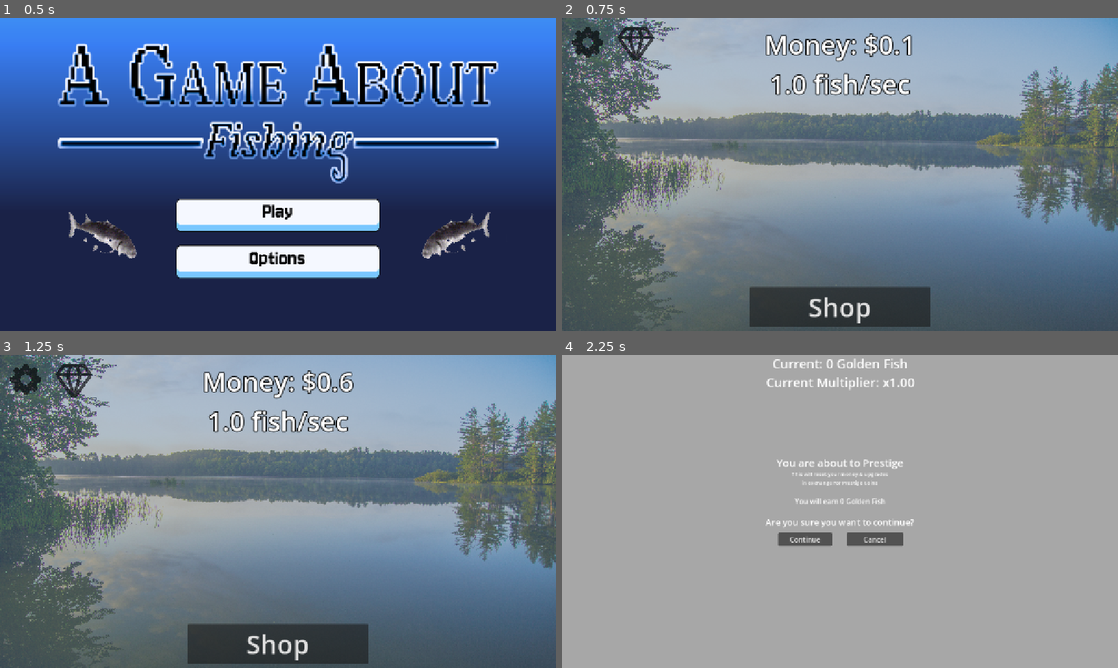
Above: before the commit, frames 1-4 (two rows, left to right).
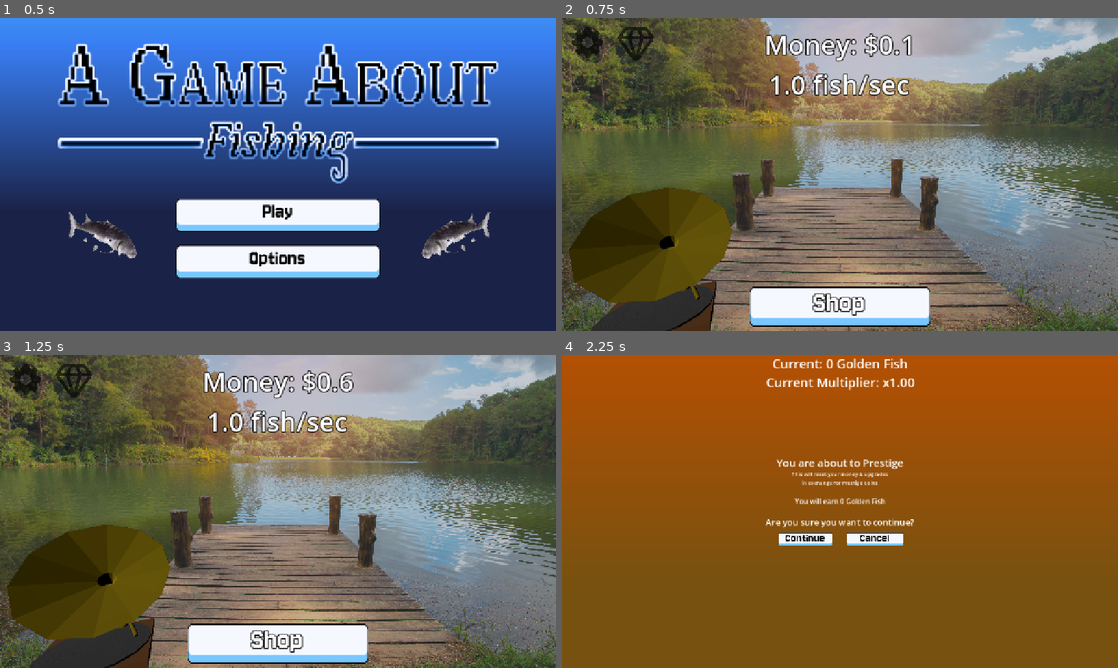
Above: after the commit, the same moments.

Repository: ThePortalPotato/peters-advsem-godot
Game: Godot game, scene res://scenes/main-menu.tscn
The game is run twice, just before and just after one commit, with the same random seed, the same clock (stepped at 60 frames per second) and the same inputs.
Inputs (mouse positions are in pixels of both pictures, inside the frame that each line leads up to):
- Up to frame 1 (0.5 s): no input
- Up to frame 2 (0.75 s): click "Play" at 0.5 s
- Up to frame 3 (1.25 s): no input
- Up to frame 4 (2.25 s): click "Shop" at 1.25 s; click (634, 380) at 2 s

Frame 1 is identical in both runs. In frame 2, 88% of the frame differs, in the area x 0-100%, y 0-100%; in frame 3, 88%; in frame 4, 100%.

Commit message:
Music and UI Pass 2

Diff:
--- /dev/null
+++ b/peters-advsem-godot/assets/Fonts/Texture-Button-Label.tres
@@ -0,0 +1,11 @@
+[gd_resource type="Theme" load_steps=2 format=3 uid="uid://d3qmrwaq56eg6"]
+
+[ext_resource type="FontFile" uid="uid://cqdi5v0dx8ami" path="res://assets/Fonts/Jersey10-Regular.ttf" id="1_vq0ms"]
+
+[resource]
+default_font = ExtResource("1_vq0ms")
+default_font_size = 50
+MarginContainer/constants/margin_bottom = 0
+MarginContainer/constants/margin_left = 10
+MarginContainer/constants/margin_right = 10
+MarginContainer/constants/margin_top = 0
--- /dev/null
+++ b/peters-advsem-godot/scenes/csg_cylinder_3d.gd
@@ -0,0 +1,6 @@
+extends Node3D
+
+var speed : Vector3 = Vector3(0,40,0)
+
+func _process(delta: float) -> void:
+	rotation_degrees += speed * delta
--- a/peters-advsem-godot/scenes/main-level.tscn
+++ b/peters-advsem-godot/scenes/main-level.tscn
@@ -1,11 +1,45 @@
-[gd_scene load_steps=7 format=3 uid="uid://vojccqnp7axl"]
+[gd_scene load_steps=21 format=3 uid="uid://vojccqnp7axl"]
 
 [ext_resource type="Script" uid="uid://0gqtbie5ueub" path="res://scripts/MainLevel.gd" id="1_02re4"]
 [ext_resource type="Script" uid="uid://dro86forroje7" path="res://scripts/GameUI.gd" id="2_02re4"]
-[ext_resource type="AudioStream" uid="uid://kekxfq5f6yi7" path="res://audio/music/Music.ogg" id="2_djt6b"]
-[ext_resource type="Texture2D" uid="uid://21p2w33tahmf" path="res://assets/Textures/lake.jpeg" id="2_yyih8"]
+[ext_resource type="AudioStream" uid="uid://cv8ed5187xowo" path="res://audio/music/Track1.wav" id="2_7wgpl"]
 [ext_resource type="Texture2D" uid="uid://dww34qe30r0eb" path="res://addons/gear.svg" id="3_bdrgs"]
+[ext_resource type="AudioStream" uid="uid://drj64epkxijc8" path="res://audio/music/Track2.wav" id="3_cvmw5"]
+[ext_resource type="Texture2D" uid="uid://cubdixpe3y3mh" path="res://assets/Textures/AdobeStock_129328870.jpeg" id="3_s2kee"]
+[ext_resource type="AudioStream" uid="uid://cvlwyqcu46sol" path="res://audio/music/Track3.wav" id="4_5usra"]
+[ext_resource type="Texture2D" uid="uid://bbfh3wsaempf3" path="res://assets/Textures/Vinyl_Normal.jpg" id="4_tl6x4"]
+[ext_resource type="Script" uid="uid://c7nyyy2leccfc" path="res://scenes/csg_cylinder_3d.gd" id="4_vrglu"]
+[ext_resource type="AudioStream" uid="uid://b66og1rartgh" path="res://audio/music/Track4.wav" id="5_h2e2k"]
 [ext_resource type="Texture2D" uid="uid://b0hwnyy3jvo8c" path="res://addons/gem.svg" id="6_6rdlt"]
+[ext_resource type="AudioStream" uid="uid://2j5l3cke4jm3" path="res://audio/music/Track5.wav" id="6_bdk1c"]
+[ext_resource type="Texture2D" uid="uid://bega1o4quqg5b" path="res://assets/Textures/Button_Normal.png" id="7_s2kee"]
+[ext_resource type="AudioStream" uid="uid://diajp55vhm7w3" path="res://audio/music/Track6.wav" id="7_u8x35"]
+[ext_resource type="Texture2D" uid="uid://c6m0vbvx5hhik" path="res://assets/Textures/Button_Pressed.png" id="8_aqsxy"]
+[ext_resource type="Theme" uid="uid://d3qmrwaq56eg6" path="res://assets/Fonts/Texture-Button-Label.tres" id="9_s2kee"]
+
+[sub_resource type="AudioStreamPlaylist" id="AudioStreamPlaylist_mhu1n"]
+shuffle = true
+stream_count = 6
+stream_0 = ExtResource("2_7wgpl")
+stream_1 = ExtResource("3_cvmw5")
+stream_2 = ExtResource("4_5usra")
+stream_3 = ExtResource("5_h2e2k")
+stream_4 = ExtResource("6_bdk1c")
+stream_5 = ExtResource("7_u8x35")
+
+[sub_resource type="StandardMaterial3D" id="StandardMaterial3D_6rdlt"]
+albedo_color = Color(0.37176073, 0.20890626, 3.3691526e-07, 1)
+
+[sub_resource type="StandardMaterial3D" id="StandardMaterial3D_vrglu"]
+albedo_color = Color(0.103743516, 0.10374353, 0.103743516, 1)
+metallic = 0.35
+metallic_specular = 0.9
+normal_enabled = true
+normal_texture = ExtResource("4_tl6x4")
+
+[sub_resource type="StandardMaterial3D" id="StandardMaterial3D_tl6x4"]
+albedo_color = Color(0.57254905, 0.48235294, 0, 1)
+metallic = 0.74
 
 [node name="MainLevel" type="Node2D"]
 script = ExtResource("1_02re4")
@@ -13,21 +47,72 @@
 [node name="Camera2D" type="Camera2D" parent="."]
 
 [node name="Music" type="AudioStreamPlayer2D" parent="."]
-stream = ExtResource("2_djt6b")
+stream = SubResource("AudioStreamPlaylist_mhu1n")
 autoplay = true
 bus = &"Music"
 
 [node name="CanvasLayer" type="CanvasLayer" parent="."]
 
 [node name="TextureRect" type="TextureRect" parent="CanvasLayer"]
-modulate = Color(0.8392157, 0.8392157, 0.8392157, 0.5882353)
+modulate = Color(0.8392157, 0.8392157, 0.8392157, 0.81960785)
 anchors_preset = 15
 anchor_right = 1.0
 anchor_bottom = 1.0
 grow_horizontal = 2
 grow_vertical = 2
-texture = ExtResource("2_yyih8")
+texture = ExtResource("3_s2kee")
 expand_mode = 1
+
+[node name="SubViewportContainer" type="SubViewportContainer" parent="CanvasLayer"]
+anchors_preset = 15
+anchor_right = 1.0
+anchor_bottom = 1.0
+grow_horizontal = 2
+grow_vertical = 2
+
+[node name="SubViewport" type="SubViewport" parent="CanvasLayer/SubViewportContainer"]
+transparent_bg = true
+handle_input_locally = false
+size = Vector2i(1280, 720)
+render_target_update_mode = 4
+
+[node name="CSGBox3D" type="CSGBox3D" parent="CanvasLayer/SubViewportContainer/SubViewport"]
+transform = Transform3D(1, 0, 0, 0, 1, 0, 0, 0, 1, 0, -0.4477539, 0)
+size = Vector3(1, 0.10449219, 1)
+material = SubResource("StandardMaterial3D_6rdlt")
+
+[node name="CSGCylinder3D" type="CSGCylinder3D" parent="CanvasLayer/SubViewportContainer/SubViewport"]
+transform = Transform3D(1, 0, 0, 0, 1, 0, 0, 0, 1, 0, -0.3800626, 0)
+height = 0.020507813
+sides = 16
+material = SubResource("StandardMaterial3D_vrglu")
+script = ExtResource("4_vrglu")
+
+[node name="CSGCylinder3D2" type="CSGCylinder3D" parent="CanvasLayer/SubViewportContainer/SubViewport"]
+transform = Transform3D(0.094547756, 0, 0, 0, 26.211472, 0, 0, 0, 0.09422134, -0.38529068, -0.13154256, -0.16321471)
+height = 0.020507813
+sides = 16
+material = SubResource("StandardMaterial3D_tl6x4")
+
+[node name="CSGCylinder3D3" type="CSGCylinder3D" parent="CanvasLayer/SubViewportContainer/SubViewport"]
+transform = Transform3D(-0.012326879, 20.538311, 0.016185146, -0.032442737, -9.653452, 0.0013218069, 0.006745845, -8.895989, 0.03593255, -0.21239889, -0.25940657, -0.2535055)
+height = 0.020507813
+sides = 16
+material = SubResource("StandardMaterial3D_tl6x4")
+
+[node name="CSGPolygon3D" type="CSGPolygon3D" parent="CanvasLayer/SubViewportContainer/SubViewport"]
+transform = Transform3D(-0.33006012, -0.530264, 0, 0.8213403, -0.21308951, 0, 0, 0, 1, 0.07918006, 0.40651184, -0.027916223)
+polygon = PackedVector2Array(0.09299946, 0.5241932, 0.0056271553, 1.0168284, 0.14527136, 0.9981121, 0.67308694, -0.010081053)
+mode = 1
+spin_degrees = 360.0
+spin_sides = 12
+material = SubResource("StandardMaterial3D_tl6x4")
+
+[node name="DirectionalLight3D" type="DirectionalLight3D" parent="CanvasLayer/SubViewportContainer/SubViewport"]
+transform = Transform3D(0.55759186, -0.69784045, 0.4495665, 0.5432578, 0.7162532, 0.43800953, -0.6276642, -4.1076287e-08, 0.7784842, 1.760213, 3.6073432, 4.66457)
+
+[node name="Camera3D" type="Camera3D" parent="CanvasLayer/SubViewportContainer/SubViewport"]
+transform = Transform3D(0.47180867, 0.03691939, 0.8809277, -0.016851809, 0.99931794, -0.032855567, -0.8815399, 0.00065631623, 0.47210905, 2.9742703, 1.0020106, -0.68399394)
 
 [node name="Control" type="Control" parent="CanvasLayer"]
 layout_mode = 3
@@ -68,10 +153,10 @@
 anchor_top = 0.5
 anchor_right = 0.5
 anchor_bottom = 0.5
-offset_left = -227.0
-offset_top = -250.5
-offset_right = 227.0
-offset_bottom = -167.5
+offset_left = -229.0
+offset_top = -249.0
+offset_right = 225.0
+offset_bottom = -166.0
 grow_horizontal = 2
 grow_vertical = 2
 theme_override_constants/outline_size = 8
@@ -80,7 +165,7 @@
 horizontal_alignment = 1
 vertical_alignment = 1
 
-[node name="Shop Button" type="Button" parent="CanvasLayer/Control"]
+[node name="Shop Button" type="TextureButton" parent="CanvasLayer/Control"]
 layout_mode = 1
 anchors_preset = 8
 anchor_left = 0.5
@@ -93,9 +178,26 @@
 offset_bottom = 349.5
 grow_horizontal = 2
 grow_vertical = 2
-theme_override_font_sizes/font_size = 60
 toggle_mode = true
+texture_normal = ExtResource("7_s2kee")
+texture_pressed = ExtResource("8_aqsxy")
+stretch_mode = 0
+
+[node name="Label" type="Label" parent="CanvasLayer/Control/Shop Button"]
+layout_mode = 1
+anchors_preset = 15
+anchor_right = 1.0
+anchor_bottom = 1.0
+offset_top = -9.0
+offset_bottom = -9.0
+grow_horizontal = 2
+grow_vertical = 2
+theme = ExtResource("9_s2kee")
+theme_override_constants/outline_size = 9
+theme_override_font_sizes/font_size = 70
 text = "Shop"
+horizontal_alignment = 1
+vertical_alignment = 1
 
 [node name="Settings Button" type="Button" parent="CanvasLayer/Control"]
 layout_mode = 1
--- a/peters-advsem-godot/scenes/main-menu.tscn
+++ b/peters-advsem-godot/scenes/main-menu.tscn
@@ -1,17 +1,17 @@
 [gd_scene load_steps=85 format=3 uid="uid://c0nkc3c8lksd1"]
 
 [ext_resource type="Script" uid="uid://c02hsvexjhipl" path="res://scripts/MainMenuController.gd" id="1_u4kki"]
-[ext_resource type="Theme" uid="uid://cdtmbjn5c0uwf" path="res://assets/Fonts/menu-buttons.tres" id="2_hf3n6"]
+[ext_resource type="Theme" uid="uid://d3qmrwaq56eg6" path="res://assets/Fonts/Texture-Button-Label.tres" id="3_ismwm"]
 [ext_resource type="Texture2D" uid="uid://cctw5fmo38r0s" path="res://assets/Textures/AGameAboutFishing_Logo.png" id="3_xg1py"]
 [ext_resource type="Texture2D" uid="uid://bega1o4quqg5b" path="res://assets/Textures/Button_Normal.png" id="5_ismwm"]
 [ext_resource type="Texture2D" uid="uid://c6m0vbvx5hhik" path="res://assets/Textures/Button_Pressed.png" id="6_nbft7"]
 [ext_resource type="Texture2D" uid="uid://6d7ylxtc0621" path="res://assets/Textures/RotatingFish.png" id="7_nbft7"]
 
-[sub_resource type="Gradient" id="Gradient_ismwm"]
+[sub_resource type="Gradient" id="Gradient_nbft7"]
 colors = PackedColorArray(0, 0, 0.09248299, 1, 0.23183325, 0.45197287, 0.7242508, 1)
 
 [sub_resource type="GradientTexture2D" id="GradientTexture2D_nbft7"]
-gradient = SubResource("Gradient_ismwm")
+gradient = SubResource("Gradient_nbft7")
 fill_from = Vector2(0, 0.62305295)
 fill_to = Vector2(0, 0)
 
@@ -598,7 +598,7 @@
 layout_mode = 2
 size_flags_vertical = 3
 focus_neighbor_top = NodePath("../OptionsButton")
-theme = ExtResource("2_hf3n6")
+theme = ExtResource("3_ismwm")
 texture_normal = ExtResource("5_ismwm")
 texture_pressed = ExtResource("6_nbft7")
 stretch_mode = 0
@@ -612,7 +612,7 @@
 offset_bottom = -8.0
 grow_horizontal = 2
 grow_vertical = 2
-theme = ExtResource("2_hf3n6")
+theme = ExtResource("3_ismwm")
 theme_override_colors/font_color = Color(0, 0, 0, 1)
 text = "Play"
 horizontal_alignment = 1
@@ -622,7 +622,7 @@
 layout_mode = 2
 size_flags_vertical = 3
 focus_neighbor_bottom = NodePath("../StartButton")
-theme = ExtResource("2_hf3n6")
+theme = ExtResource("3_ismwm")
 texture_normal = ExtResource("5_ismwm")
 texture_pressed = ExtResource("6_nbft7")
 stretch_mode = 0
--- a/peters-advsem-godot/scenes/prestige-menu.tscn
+++ b/peters-advsem-godot/scenes/prestige-menu.tscn
@@ -1,6 +1,17 @@
-[gd_scene load_steps=2 format=3 uid="uid://d3p64k1xsjmg2"]
+[gd_scene load_steps=7 format=3 uid="uid://d3p64k1xsjmg2"]
 
 [ext_resource type="Script" uid="uid://cpeo1c35cijxx" path="res://scripts/PrestigeController.gd" id="1_ki55t"]
+[ext_resource type="Texture2D" uid="uid://bega1o4quqg5b" path="res://assets/Textures/Button_Normal.png" id="2_myik4"]
+[ext_resource type="Texture2D" uid="uid://c6m0vbvx5hhik" path="res://assets/Textures/Button_Pressed.png" id="3_igb14"]
+[ext_resource type="Theme" uid="uid://d3qmrwaq56eg6" path="res://assets/Fonts/Texture-Button-Label.tres" id="4_em2rw"]
+
+[sub_resource type="Gradient" id="Gradient_ismwm"]
+colors = PackedColorArray(0.4201327, 0.379142, 0.26901007, 1, 0.6410177, 0.37301448, 0.05365748, 1)
+
+[sub_resource type="GradientTexture2D" id="GradientTexture2D_ob07o"]
+gradient = SubResource("Gradient_ismwm")
+fill_from = Vector2(0, 0.7601246)
+fill_to = Vector2(0, 0)
 
 [node name="PrestigeMenu" type="Control"]
 layout_mode = 3
@@ -11,14 +22,15 @@
 grow_vertical = 2
 script = ExtResource("1_ki55t")
 
-[node name="ColorRect" type="ColorRect" parent="."]
-layout_mode = 1
-anchors_preset = 15
-anchor_right = 1.0
-anchor_bottom = 1.0
-grow_horizontal = 2
-grow_vertical = 2
-color = Color(0.6528635, 0.6528636, 0.6528636, 1)
+[node name="TextureRect" type="TextureRect" parent="."]
+modulate = Color(1.1006844, 0.83959484, 0.23522052, 1)
+layout_mode = 1
+anchors_preset = 15
+anchor_right = 1.0
+anchor_bottom = 1.0
+grow_horizontal = 2
+grow_vertical = 2
+texture = SubResource("GradientTexture2D_ob07o")
 
 [node name="Balance Label" type="Label" parent="."]
 unique_name_in_owner = true
@@ -124,7 +136,7 @@
 grow_vertical = 2
 text = "You will earn _ Golden Fish"
 
-[node name="Continue" type="Button" parent="Prestige Warning"]
+[node name="Continue" type="TextureButton" parent="Prestige Warning"]
 layout_mode = 1
 anchors_preset = 8
 anchor_left = 0.5
@@ -137,9 +149,28 @@
 offset_bottom = 79.5
 grow_horizontal = 2
 grow_vertical = 2
+texture_normal = ExtResource("2_myik4")
+texture_pressed = ExtResource("3_igb14")
+ignore_texture_size = true
+stretch_mode = 0
+
+[node name="Label" type="Label" parent="Prestige Warning/Continue"]
+layout_mode = 1
+anchors_preset = 14
+anchor_top = 0.5
+anchor_right = 1.0
+anchor_bottom = 0.5
+offset_top = -21.0
+offset_bottom = 34.0
+grow_horizontal = 2
+grow_vertical = 2
+theme = ExtResource("4_em2rw")
+theme_override_colors/font_color = Color(0, 0, 0, 1)
+theme_override_font_sizes/font_size = 30
 text = "Continue"
-
-[node name="Cancel" type="Button" parent="Prestige Warning"]
+horizontal_alignment = 1
+
+[node name="Cancel" type="TextureButton" parent="Prestige Warning"]
 layout_mode = 1
 anchors_preset = 8
 anchor_left = 0.5
@@ -152,7 +183,26 @@
 offset_bottom = 79.5
 grow_horizontal = 2
 grow_vertical = 2
+texture_normal = ExtResource("2_myik4")
+texture_pressed = ExtResource("3_igb14")
+ignore_texture_size = true
+stretch_mode = 0
+
+[node name="Label" type="Label" parent="Prestige Warning/Cancel"]
+layout_mode = 1
+anchors_preset = 14
+anchor_top = 0.5
+anchor_right = 1.0
+anchor_bottom = 0.5
+offset_top = -21.0
+offset_bottom = 34.0
+grow_horizontal = 2
+grow_vertical = 2
+theme = ExtResource("4_em2rw")
+theme_override_colors/font_color = Color(0, 0, 0, 1)
+theme_override_font_sizes/font_size = 30
 text = "Cancel"
+horizontal_alignment = 1
 
 [node name="Prestige Upgrades" type="Control" parent="."]
 unique_name_in_owner = true
@@ -205,7 +255,7 @@
 text_overrun_behavior = 4
 clip_text = true
 
-[node name="Done" type="Button" parent="Prestige Upgrades"]
+[node name="Done" type="TextureButton" parent="Prestige Upgrades"]
 layout_mode = 1
 anchors_preset = 8
 anchor_left = 0.5
@@ -218,7 +268,26 @@
 offset_bottom = 111.5
 grow_horizontal = 2
 grow_vertical = 2
+texture_normal = ExtResource("2_myik4")
+texture_pressed = ExtResource("3_igb14")
+ignore_texture_size = true
+stretch_mode = 0
+
+[node name="Label" type="Label" parent="Prestige Upgrades/Done"]
+layout_mode = 1
+anchors_preset = 14
+anchor_top = 0.5
+anchor_right = 1.0
+anchor_bottom = 0.5
+offset_top = -21.0
+offset_bottom = 34.0
+grow_horizontal = 2
+grow_vertical = 2
+theme = ExtResource("4_em2rw")
+theme_override_colors/font_color = Color(0, 0, 0, 1)
+theme_override_font_sizes/font_size = 30
 text = "Done"
+horizontal_alignment = 1
 
 [connection signal="visibility_changed" from="." to="." method="_on_visibility_changed"]
 [connection signal="pressed" from="Prestige Warning/Continue" to="." method="_on_continue_pressed"]
--- a/peters-advsem-godot/scenes/shop-menu.tscn
+++ b/peters-advsem-godot/scenes/shop-menu.tscn
@@ -1,6 +1,7 @@
-[gd_scene load_steps=2 format=3 uid="uid://c4p1cx6bgufxg"]
+[gd_scene load_steps=3 format=3 uid="uid://c4p1cx6bgufxg"]
 
 [ext_resource type="Script" uid="uid://s0qiqxm5bhtc" path="res://scripts/ShopController.gd" id="1_46d4j"]
+[ext_resource type="FontFile" uid="uid://cqdi5v0dx8ami" path="res://assets/Fonts/Jersey10-Regular.ttf" id="2_a8kei"]
 
 [node name="ShopMenu" type="Control"]
 layout_mode = 3
@@ -18,7 +19,8 @@
 anchor_left = 1.0
 anchor_right = 1.0
 anchor_bottom = 1.0
-offset_left = -415.0
+offset_left = -434.0
+offset_bottom = -358.0
 grow_horizontal = 0
 grow_vertical = 2
 color = Color(0.24313726, 0.24313726, 0.24313726, 0.54901963)
@@ -29,7 +31,7 @@
 anchor_left = 1.0
 anchor_right = 1.0
 anchor_bottom = 1.0
-offset_left = -415.0
+offset_left = -434.0
 offset_bottom = -633.0
 grow_horizontal = 0
 grow_vertical = 2
@@ -40,15 +42,16 @@
 anchors_preset = 1
 anchor_left = 1.0
 anchor_right = 1.0
-offset_left = -322.0
-offset_top = -1.0
-offset_right = -107.0
-offset_bottom = 82.0
+offset_left = -436.0
+offset_top = 1.0
+offset_bottom = 87.0
 grow_horizontal = 0
 theme_override_constants/outline_size = 10
+theme_override_fonts/font = ExtResource("2_a8kei")
 theme_override_font_sizes/font_size = 55
 text = "Shop"
 horizontal_alignment = 1
+vertical_alignment = 1
 
 [node name="Label" type="Label" parent="."]
 layout_mode = 1
@@ -56,14 +59,16 @@
 anchor_left = 1.0
 anchor_right = 1.0
 offset_left = -124.0
-offset_top = 17.0
-offset_right = -10.0
-offset_bottom = 66.0
+offset_top = 2.0
+offset_right = -3.0
+offset_bottom = 87.0
 grow_horizontal = 0
 theme_override_constants/outline_size = 3
+theme_override_fonts/font = ExtResource("2_a8kei")
 theme_override_font_sizes/font_size = 16
 text = "Press 'Shift' to
-buy in Bulk"
+buy 10x at a time"
+vertical_alignment = 1
 
 [node name="Scroll Container" type="ScrollContainer" parent="."]
 layout_mode = 1
@@ -71,136 +76,167 @@
 anchor_left = 1.0
 anchor_right = 1.0
 anchor_bottom = 1.0
-offset_left = -413.0
+offset_left = -430.0
 offset_top = 94.0
-offset_right = -2.0
-offset_bottom = -9.0
+offset_right = -5.0
+offset_bottom = -358.0
 grow_horizontal = 0
 grow_vertical = 2
 
 [node name="Upgrade List" type="VBoxContainer" parent="Scroll Container"]
 unique_name_in_owner = true
+custom_minimum_size = Vector2(16.73, 0)
 layout_mode = 2
 size_flags_horizontal = 3
 size_flags_vertical = 3
 theme_override_constants/separation = 8
 
 [node name="Fresh Bait" type="Button" parent="Scroll Container/Upgrade List"]
-layout_mode = 2
-size_flags_vertical = 3
-theme_override_font_sizes/font_size = 12
+custom_minimum_size = Vector2(0, 40)
+layout_mode = 2
+size_flags_vertical = 3
+theme_override_fonts/font = ExtResource("2_a8kei")
+theme_override_font_sizes/font_size = 16
 text = "Upgrade"
 text_overrun_behavior = 4
 clip_text = true
 
 [node name="Reel Speed" type="Button" parent="Scroll Container/Upgrade List"]
-layout_mode = 2
-size_flags_vertical = 3
-theme_override_font_sizes/font_size = 12
+custom_minimum_size = Vector2(0, 40)
+layout_mode = 2
+size_flags_vertical = 3
+theme_override_fonts/font = ExtResource("2_a8kei")
+theme_override_font_sizes/font_size = 16
 text = "Upgrade"
 text_overrun_behavior = 4
 clip_text = true
 
 [node name="Pole Reinforcement" type="Button" parent="Scroll Container/Upgrade List"]
-layout_mode = 2
-size_flags_vertical = 3
-theme_override_font_sizes/font_size = 12
+custom_minimum_size = Vector2(0, 40)
+layout_mode = 2
+size_flags_vertical = 3
+theme_override_fonts/font = ExtResource("2_a8kei")
+theme_override_font_sizes/font_size = 16
 text = "Upgrade"
 text_overrun_behavior = 4
 clip_text = true
 
 [node name="Extra Bobber" type="Button" parent="Scroll Container/Upgrade List"]
-layout_mode = 2
-size_flags_vertical = 3
-theme_override_font_sizes/font_size = 12
+custom_minimum_size = Vector2(0, 40)
+layout_mode = 2
+size_flags_vertical = 3
+theme_override_fonts/font = ExtResource("2_a8kei")
+theme_override_font_sizes/font_size = 16
 text = "Upgrade"
 text_overrun_behavior = 4
 clip_text = true
 
 [node name="Protein Shake" type="Button" parent="Scroll Container/Upgrade List"]
-layout_mode = 2
-size_flags_vertical = 3
-theme_override_font_sizes/font_size = 12
+custom_minimum_size = Vector2(0, 40)
+layout_mode = 2
+size_flags_vertical = 3
+theme_override_fonts/font = ExtResource("2_a8kei")
+theme_override_font_sizes/font_size = 16
 text = "Upgrade"
 text_overrun_behavior = 4
 clip_text = true
 
 [node name="Fishing Buddy" type="Button" parent="Scroll Container/Upgrade List"]
-layout_mode = 2
-size_flags_vertical = 3
-theme_override_font_sizes/font_size = 12
+custom_minimum_size = Vector2(0, 40)
+layout_mode = 2
+size_flags_vertical = 3
+theme_override_fonts/font = ExtResource("2_a8kei")
+theme_override_font_sizes/font_size = 16
 text = "Upgrade"
 text_overrun_behavior = 4
 clip_text = true
 
 [node name="Fish Sonar" type="Button" parent="Scroll Container/Upgrade List"]
-layout_mode = 2
-size_flags_vertical = 3
-theme_override_font_sizes/font_size = 12
+custom_minimum_size = Vector2(0, 40)
+layout_mode = 2
+size_flags_vertical = 3
+theme_override_fonts/font = ExtResource("2_a8kei")
+theme_override_font_sizes/font_size = 16
 text = "Upgrade"
 text_overrun_behavior = 4
 clip_text = true
 
 [node name="Buff Arms" type="Button" parent="Scroll Container/Upgrade List"]
-layout_mode = 2
-size_flags_vertical = 3
-theme_override_font_sizes/font_size = 12
+custom_minimum_size = Vector2(0, 40)
+layout_mode = 2
+size_flags_vertical = 3
+theme_override_fonts/font = ExtResource("2_a8kei")
+theme_override_font_sizes/font_size = 16
 text = "Upgrade"
 text_overrun_behavior = 4
 clip_text = true
 
 [node name="Fishing Net" type="Button" parent="Scroll Container/Upgrade List"]
-layout_mode = 2
-size_flags_vertical = 3
-theme_override_font_sizes/font_size = 12
+custom_minimum_size = Vector2(0, 40)
+layout_mode = 2
+size_flags_vertical = 3
+theme_override_fonts/font = ExtResource("2_a8kei")
+theme_override_font_sizes/font_size = 16
 text = "Upgrade"
 text_overrun_behavior = 4
 clip_text = true
 
 [node name="Lucky Mullet" type="Button" parent="Scroll Container/Upgrade List"]
-layout_mode = 2
-size_flags_vertical = 3
-theme_override_font_sizes/font_size = 12
+custom_minimum_size = Vector2(0, 40)
+layout_mode = 2
+size_flags_vertical = 3
+theme_override_fonts/font = ExtResource("2_a8kei")
+theme_override_font_sizes/font_size = 16
 text = "Upgrade"
 text_overrun_behavior = 4
 clip_text = true
 
 [node name="Fishing Boat" type="Button" parent="Scroll Container/Upgrade List"]
-layout_mode = 2
-size_flags_vertical = 3
-theme_override_font_sizes/font_size = 12
+custom_minimum_size = Vector2(0, 40)
+layout_mode = 2
+size_flags_vertical = 3
+theme_override_fonts/font = ExtResource("2_a8kei")
+theme_override_font_sizes/font_size = 16
 text = "Upgrade"
 text_overrun_behavior = 4
 clip_text = true
 
 [node name="Creatine IV" type="Button" parent="Scroll Container/Upgrade List"]
-layout_mode = 2
-size_flags_vertical = 3
-theme_override_font_sizes/font_size = 12
+custom_minimum_size = Vector2(0, 40)
+layout_mode = 2
+size_flags_vertical = 3
+theme_override_fonts/font = ExtResource("2_a8kei")
+theme_override_font_sizes/font_size = 16
 text = "Upgrade"
 text_overrun_behavior = 4
 clip_text = true
 
 [node name="Fish Magnet" type="Button" parent="Scroll Container/Upgrade List"]
-layout_mode = 2
-size_flags_vertical = 3
-theme_override_font_sizes/font_size = 12
+custom_minimum_size = Vector2(0, 40)
+layout_mode = 2
+size_flags_vertical = 3
+theme_override_fonts/font = ExtResource("2_a8kei")
+theme_override_font_sizes/font_size = 16
 text = "Upgrade"
 text_overrun_behavior = 4
 clip_text = true
 
 [node name="Bird Thats Really Good At Catching Fish" type="Button" parent="Scroll Container/Upgrade List"]
-layout_mode = 2
-size_flags_vertical = 3
-theme_override_font_sizes/font_size = 12
+custom_minimum_size = Vector2(0, 40)
+layout_mode = 2
+size_flags_vertical = 3
+theme_override_fonts/font = ExtResource("2_a8kei")
+theme_override_font_sizes/font_size = 16
 text = "Upgrade"
 text_overrun_behavior = 4
 clip_text = true
 
 [node name="Tactical Nuke" type="Button" parent="Scroll Container/Upgrade List"]
-layout_mode = 2
-size_flags_vertical = 3
-theme_override_font_sizes/font_size = 12
-text = "Upgrade"
-text_overrun_behavior = 4
-clip_text = true
+custom_minimum_size = Vector2(0, 40)
+layout_mode = 2
+size_flags_vertical = 3
+theme_override_fonts/font = ExtResource("2_a8kei")
+theme_override_font_sizes/font_size = 16
+text = "Upgrade"
+text_overrun_behavior = 4
+clip_text = true
Binary file added: peters-advsem-godot/assets/Textures/AdobeStock_129328870.jpeg
Not shown, added: peters-advsem-godot/assets/Textures/AdobeStock_129328870.jpeg.import
Binary file added: peters-advsem-godot/assets/Textures/Vinyl_Normal.jpg
Not shown, added: peters-advsem-godot/assets/Textures/Vinyl_Normal.jpg.import
Not shown, added: peters-advsem-godot/audio/music/Track1.wav.import
Not shown, added: peters-advsem-godot/audio/music/Track2.wav.import
Not shown, added: peters-advsem-godot/audio/music/Track3.wav.import
Not shown, added: peters-advsem-godot/audio/music/Track4.wav.import
Not shown, added: peters-advsem-godot/audio/music/Track5.wav.import
Not shown, added: peters-advsem-godot/audio/music/Track6.wav.import
Not shown, added: peters-advsem-godot/scenes/csg_cylinder_3d.gd.uid
Not shown, added: peters-advsem-godot/audio/music/Track1.wav
(and 5 more such lines)
